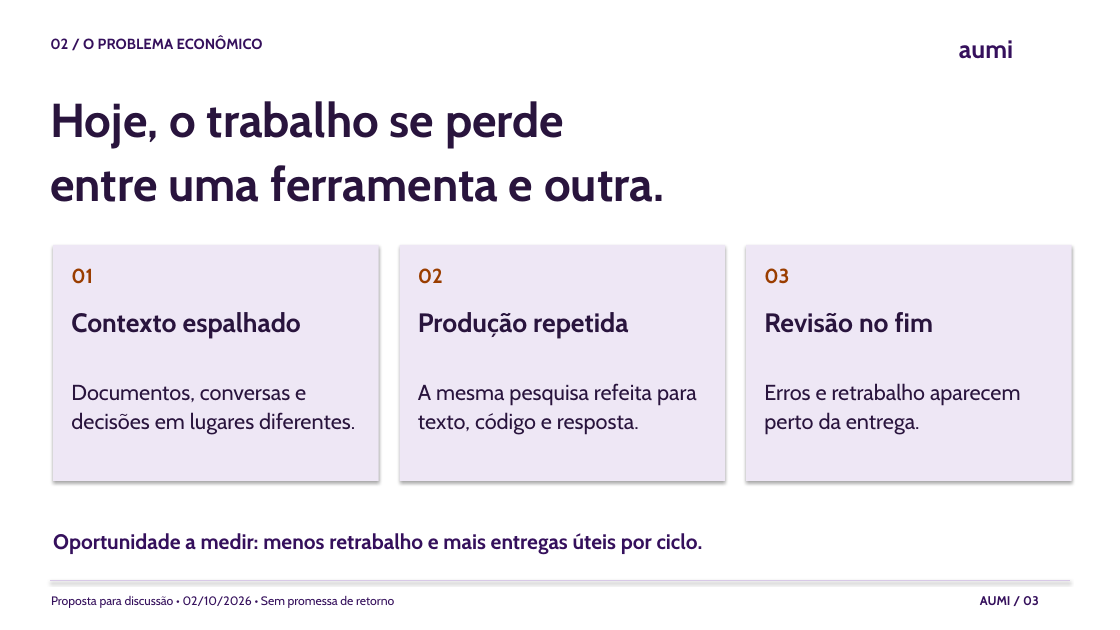
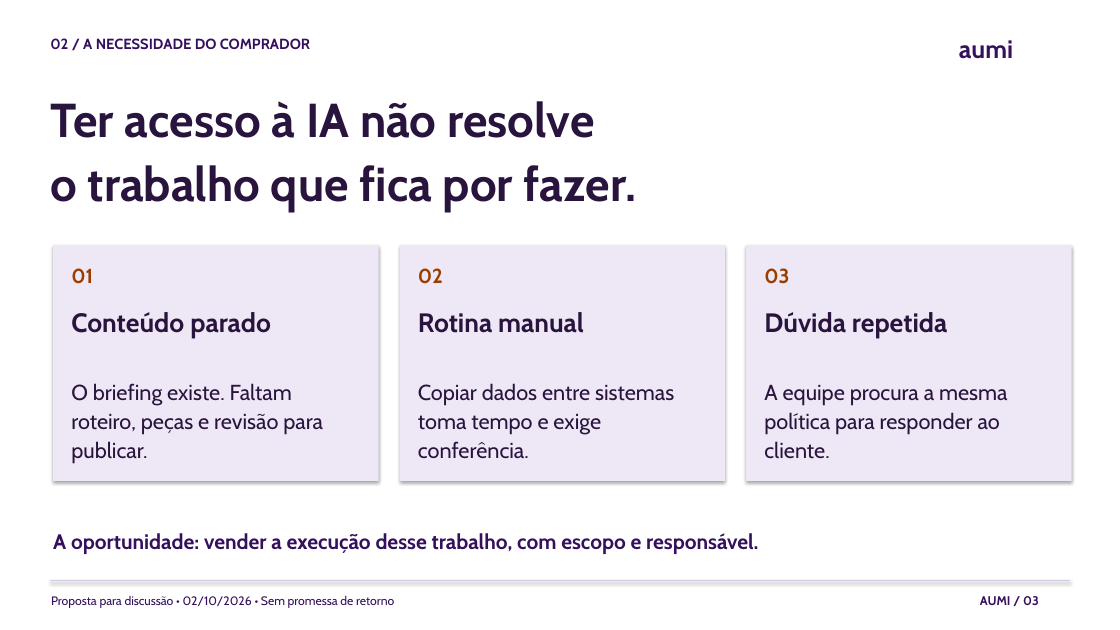
Before and after one commit to juboyy/topologic-business-plan, a slide deck: slide 3 of pitch-deck.pptx. Drawn at 1120x630 pixels with LibreOffice and Linux fonts; fonts in the diff are those of the drawing. Boxes give left, top, right and bottom in pixels: in the first picture for what was removed or moved away, otherwise in the second. Text is boxed around its words. In the diff, an @@ line names an element or a change of style, - is before the commit and + after.

```diff
--- a/pitch-deck.pptx
+++ b/pitch-deck.pptx
@@ text at (50, 38, 310, 50): text changed @@
-02 / O PROBLEMA ECONÔMICO
+02 / A NECESSIDADE DO COMPRADOR
@@ text at (50, 101, 636, 213): text changed @@
-Hoje, o trabalho se perde
-entre uma ferramenta e outra.
+Ter acesso à IA não resolve
+o trabalho que fica por fazer.
@@ text at (71, 312, 271, 338): text changed @@
-Contexto espalhado
+Conteúdo parado
@@ text at (418, 312, 584, 333): text changed @@
-Produção repetida
+Rotina manual
@@ text at (764, 312, 947, 338): text changed @@
-Revisão no fim
+Dúvida repetida
@@ text at (71, 383, 323, 464): text changed @@
-Documentos, conversas e decisões em lugares diferentes.
+O briefing existe. Faltam roteiro, peças e revisão para publicar.
@@ text at (418, 383, 674, 458): text changed @@
-A mesma pesquisa refeita para texto, código e resposta.
+Copiar dados entre sistemas toma tempo e exige conferência.
@@ text at (764, 385, 1008, 459): text changed @@
-Erros e retrabalho aparecem perto da entrega.
+A equipe procura a mesma política para responder ao cliente.
@@ text at (53, 533, 758, 554): text changed @@
-Oportunidade a medir: menos retrabalho e mais entregas úteis por ciclo.
+A oportunidade: vender a execução desse trabalho, com escopo e responsável.
```
Also in this commit, not shown: 18 other slides changed, 1 slide added, 1 slide removed, 4 other files.
